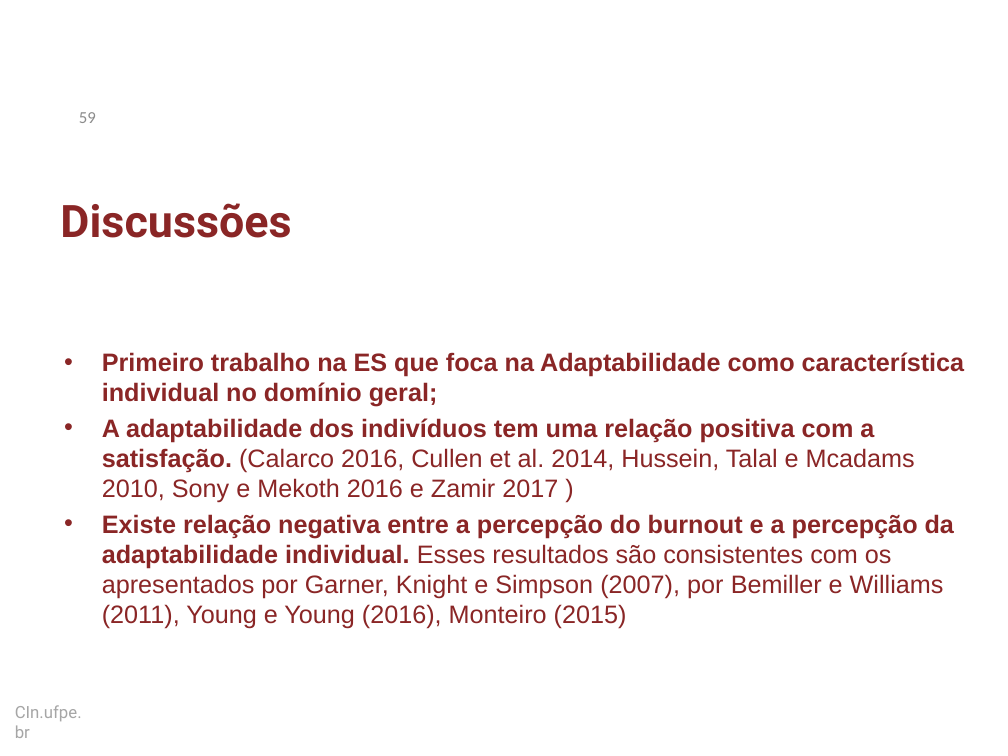
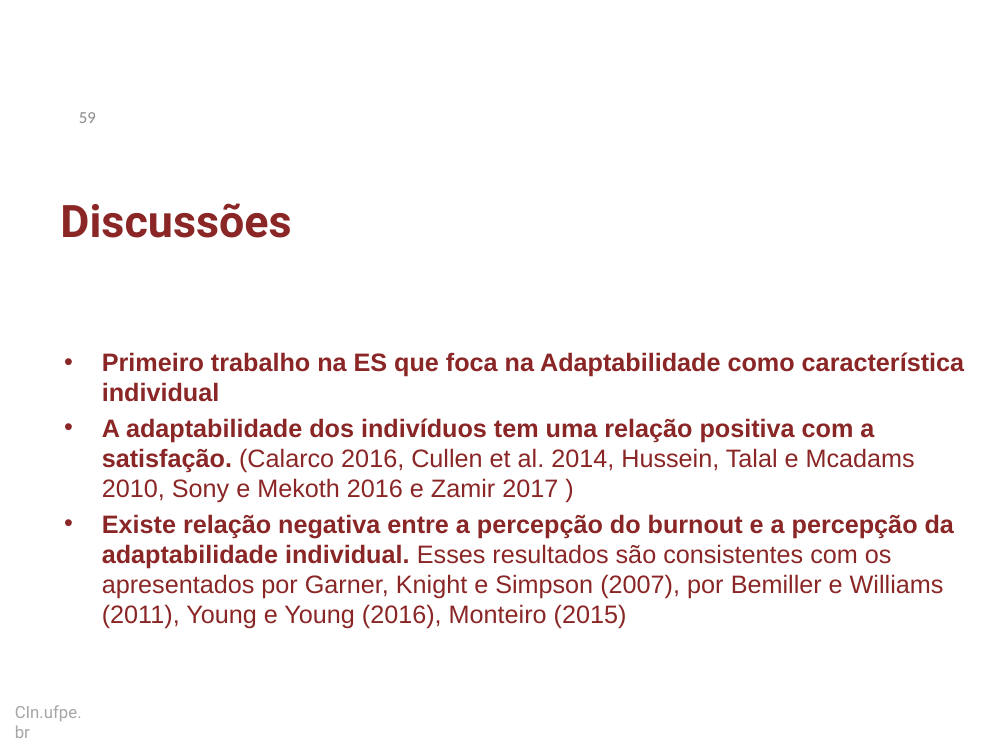
Before and after one commit to dan1lo/doutoradoR, a slide deck: slide 59 of apresentacao doutorado simplificado.pptx. Drawn at 1008x756 pixels with LibreOffice and Linux fonts; fonts in the diff are those of the drawing; background and template pictures are left out. Boxes give left, top, right and bottom in pixels: in the first picture for what was removed or moved away, otherwise in the second. Text is boxed around its words. In the diff, an @@ line names an element or a change of style, - is before the commit and + after.

```diff
--- a/apresentacao doutorado simplificado.pptx
+++ b/apresentacao doutorado simplificado.pptx
@@ text at <box>102,352,964,402</box>: text changed @@
-• Primeiro trabalho na ES que foca na Adaptabilidade como característica individual no domínio geral;
+• Primeiro trabalho na ES que foca na Adaptabilidade como característica individual
```
Also in this commit, not shown: 8 other slides changed.
